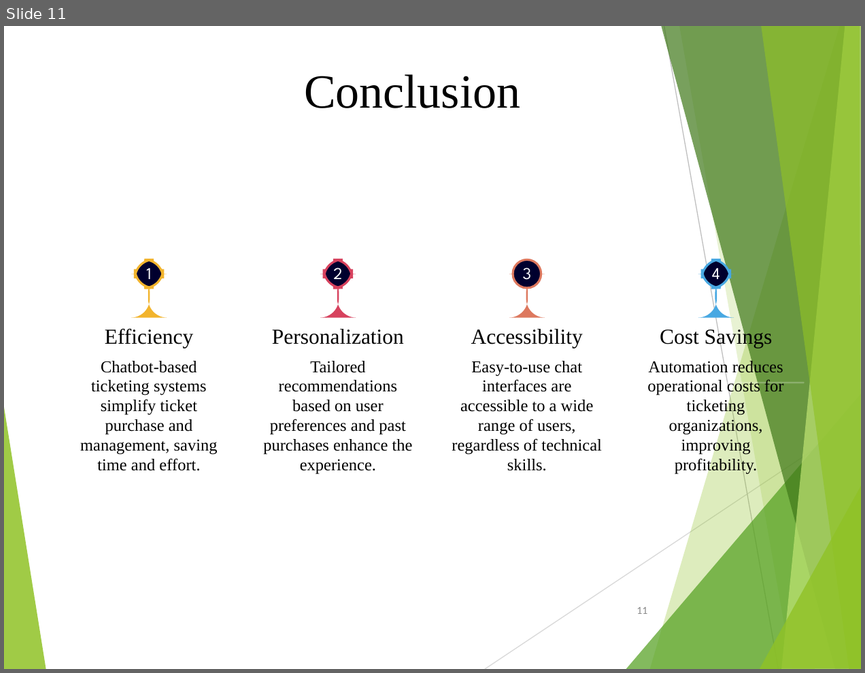
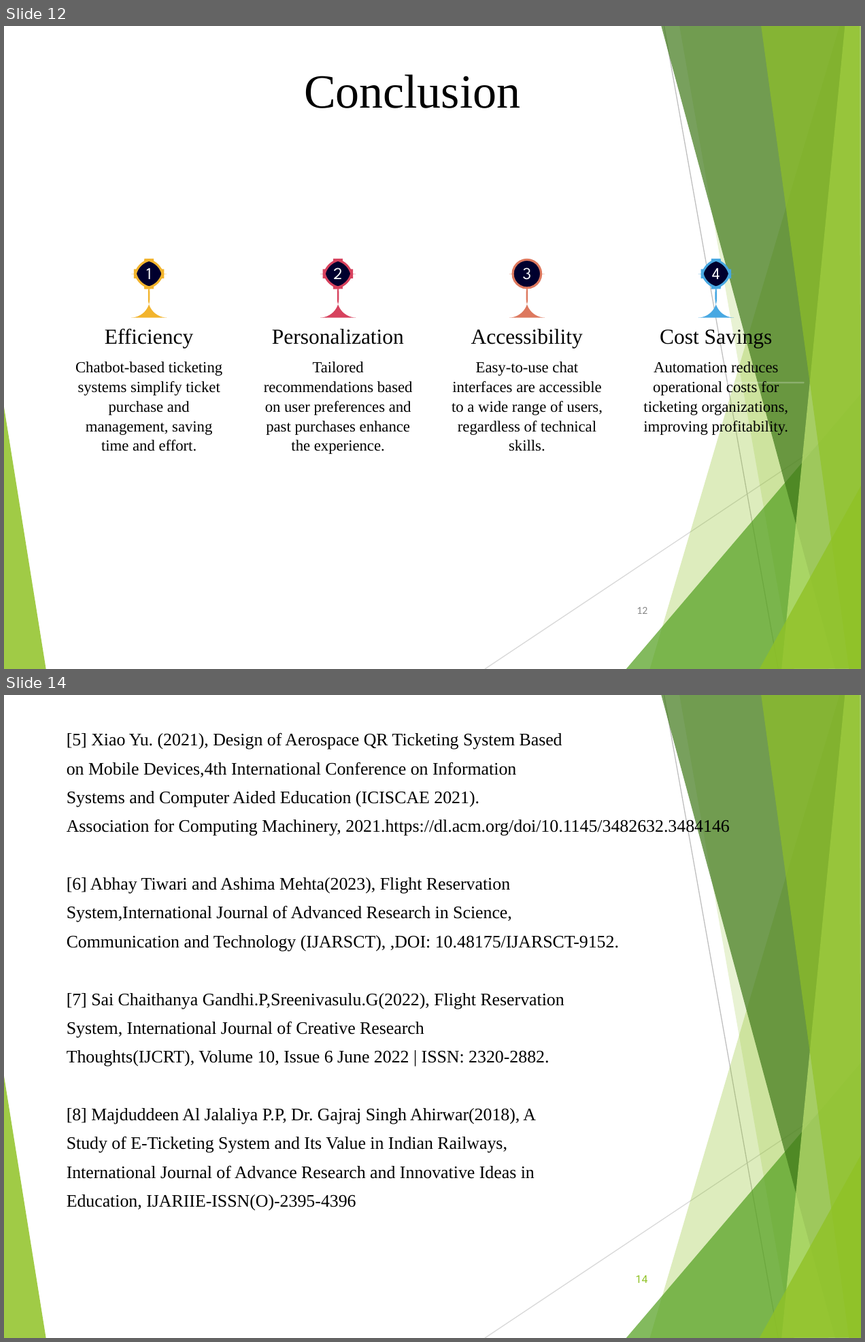
Before and after one commit to tanmay4521/Online-Chatbot-Based-Ticketing-System, a slide deck: Documentation/PPT Online Chatbot.ppt. Shown one above the other, each under a label of ours: slide 11 before the commit, slides 12 and 14 after it; the slides between them are not shown. The pictures are 865x673 and 865x1342 pixels, drawn with LibreOffice and Linux fonts; fonts in the diff are those of the drawing. Boxes give left, top, right and bottom in pixels: in the first picture for what was removed or moved away, otherwise in the second. Text is boxed around its words. In the diff, an @@ line names an element or a change of style, - is before the commit and + after.

```diff
--- a/Documentation/PPT Online Chatbot.ppt
+++ b/Documentation/PPT Online Chatbot.ppt
@@ slide 14 added at (4, 695, 861, 1338), background #FFFFFF; not listed: 10 template elements that a slide beside it also shows @@
@@ text added at (67, 732, 730, 1210), 14.8 pt, text #000000 @@
+[5] Xiao Yu. (2021), Design of Aerospace QR Ticketing System Based
+on Mobile Devices,4th International Conference on Information
+Systems and Computer Aided Education (ICISCAE 2021).
+Association for Computing Machinery, 2021.https://dl.acm.org/doi/10.1145/3482632.3484146
+[6] Abhay Tiwari and Ashima Mehta(2023), Flight Reservation
+System,International Journal of Advanced Research in Science,
+Communication and Technology (IJARSCT), ,DOI: 10.48175/IJARSCT-9152.
+[7] Sai Chaithanya Gandhi.P,Sreenivasulu.G(2022), Flight Reservation
+System, International Journal of Creative Research
+Thoughts(IJCRT), Volume 10, Issue 6 June 2022 | ISSN: 2320-2882.
+[8] Majduddeen Al Jalaliya P.P, Dr. Gajraj Singh Ahirwar(2018), A
+Study of E-Ticketing System and Its Value in Indian Railways,
+International Journal of Advance Research and Innovative Ideas in
+Education, IJARIIE-ISSN(O)-2395-4396
@@ page number added at (636, 1274, 648, 1283), 9 pt, text #90C226 @@
+14
@@ what was slide 11 is now slide 12 @@
@@ slide 12 changed as well @@
@@ size 14 to 12.9 pt in 4 elements at (75, 361, 222, 451), (264, 361, 413, 454), (451, 361, 602, 435), (643, 360, 789, 435) @@
@@ freeform shape at (759, 484, 861, 669): outline redrawn @@
@@ page number at (636, 607, 647, 614): text changed @@
-11
+12
```
Also in this commit, not shown: 10 other slides changed, 3 other slides added, 2 slides removed, 27 other files.
